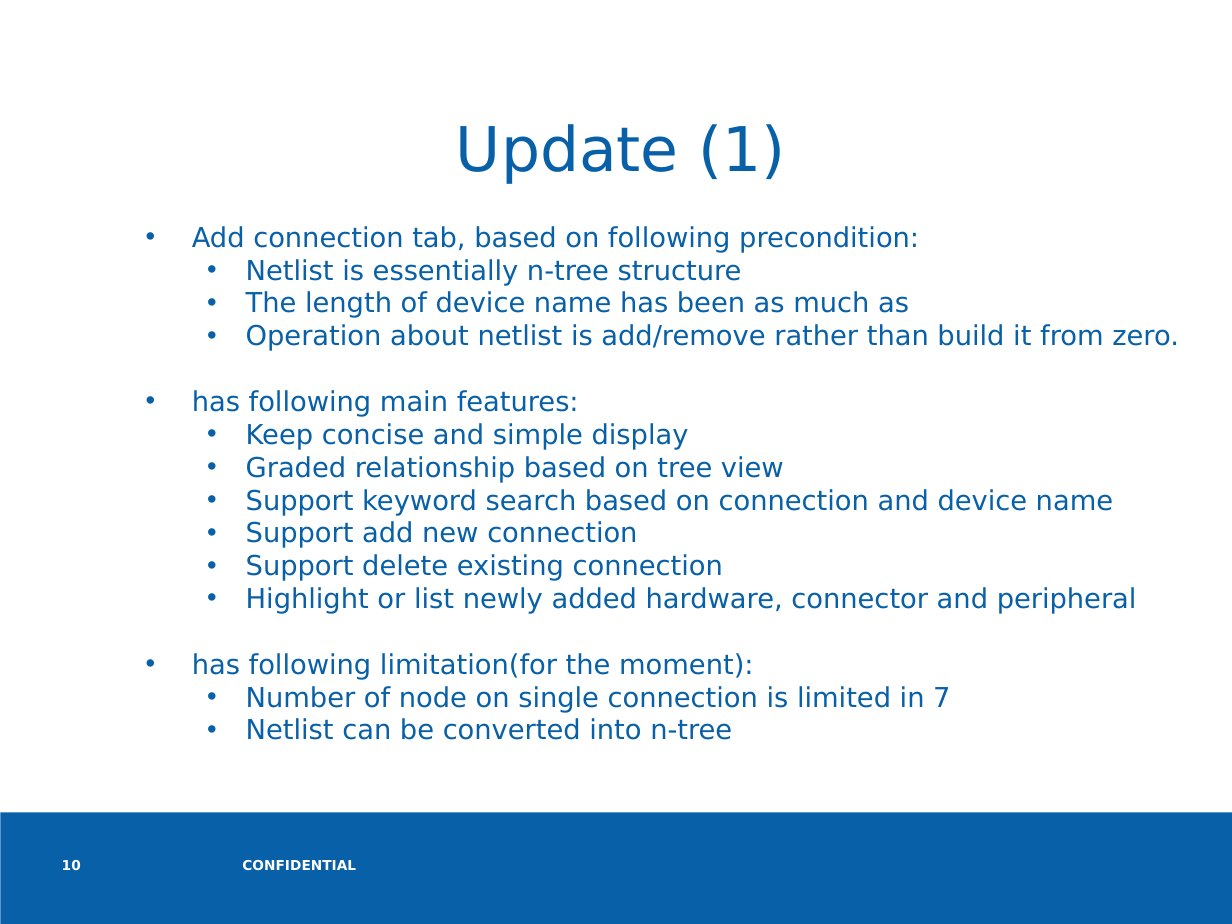
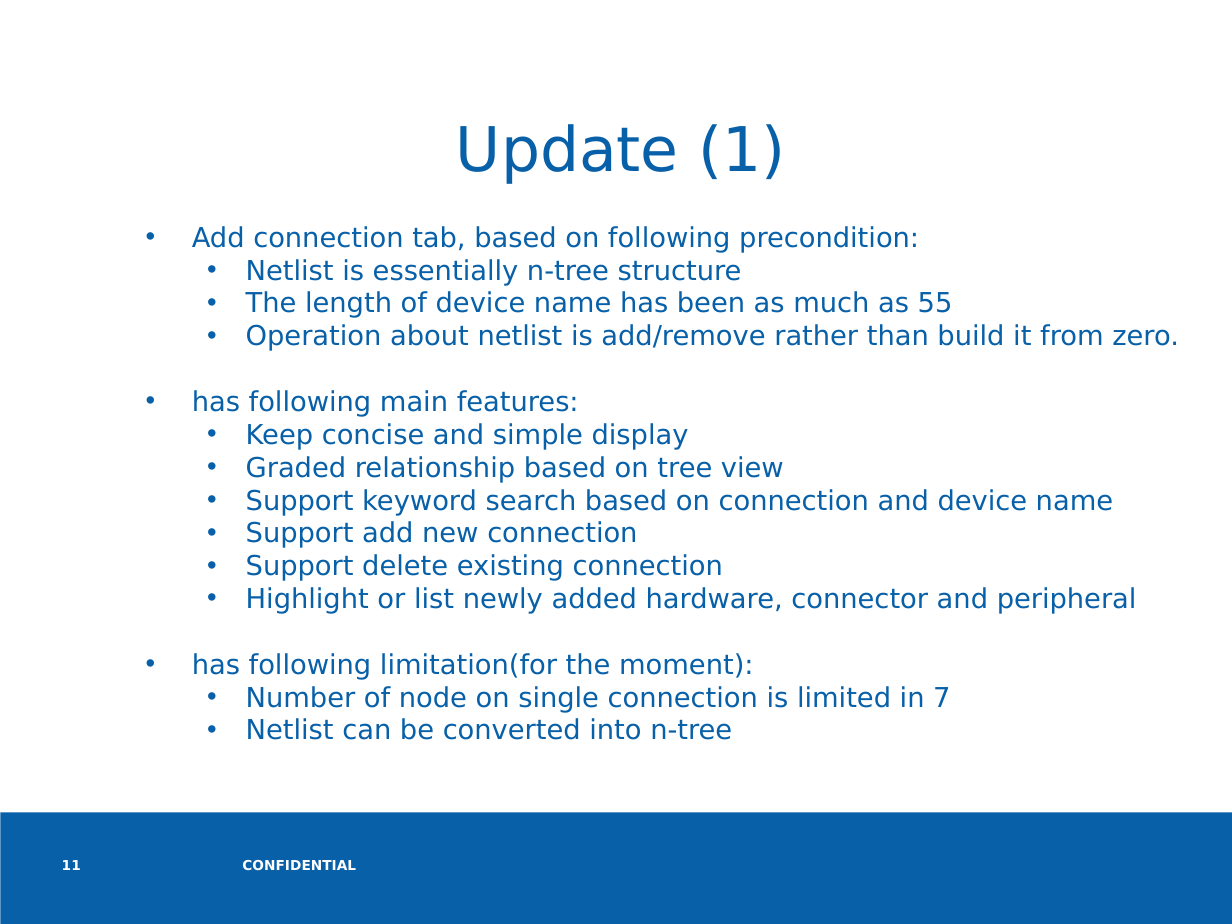
Before and after one commit to zhengyuxin/UBMS-Web, a slide deck: slide 11 of Docs/intel ppt template.ppt (slide 10 before the commit). Drawn at 1232x924 pixels with LibreOffice and Linux fonts; fonts in the diff are those of the drawing; background and template pictures are left out. Boxes give left, top, right and bottom in pixels: in the first picture for what was removed or moved away, otherwise in the second. Text is boxed around its words. In the diff, an @@ line names an element or a change of style, - is before the commit and + after.

```diff
--- a/Docs/intel ppt template.ppt
+++ b/Docs/intel ppt template.ppt
@@ text at box(246, 291, 953, 318): text changed @@
-  • The length of device name has been as much as
+  • The length of device name has been as much as 55
@@ page number at box(62, 860, 81, 870): text changed @@
-10
+11
```
Also in this commit, not shown: 4 other slides changed, 1 slide added, 16 other files.
